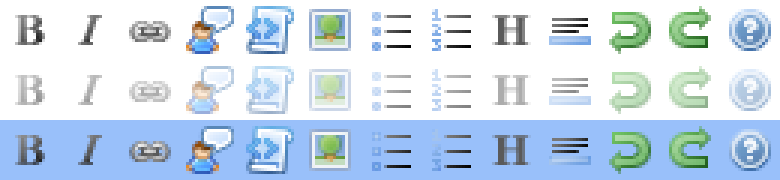
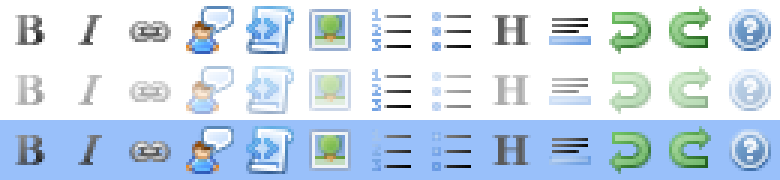
Revision of a layered 780x180 image; what changed, layer by layer:
"middle": opacity 50% → 100%, painted on it over [372, 69, 441, 111]
painted on "bottom" over [372, 129, 441, 171]
painted on "top" over [372, 9, 441, 51]
